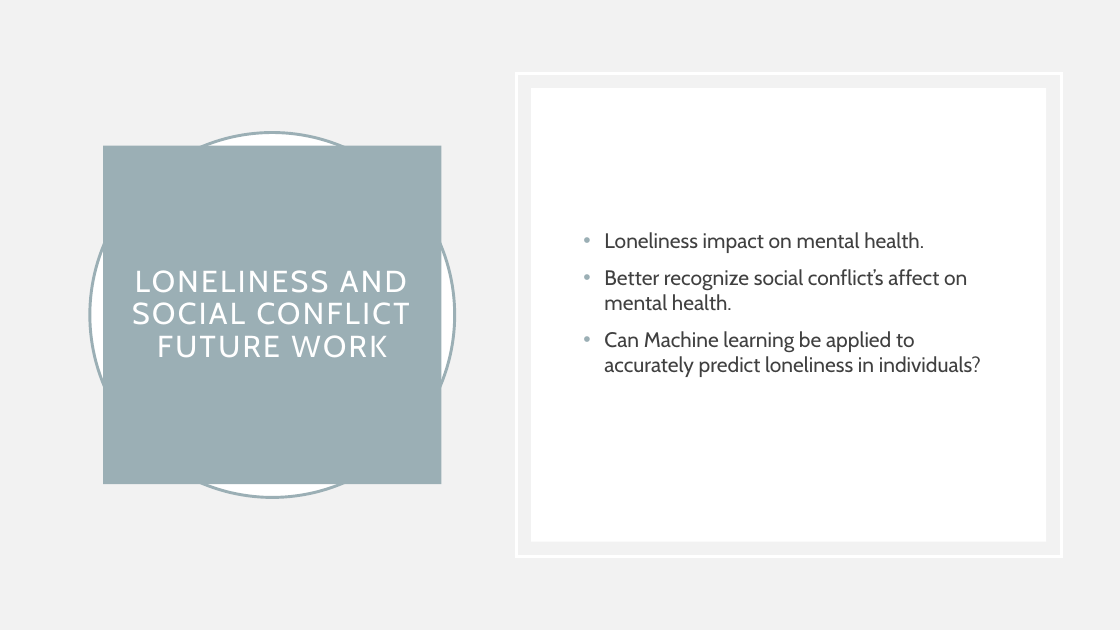
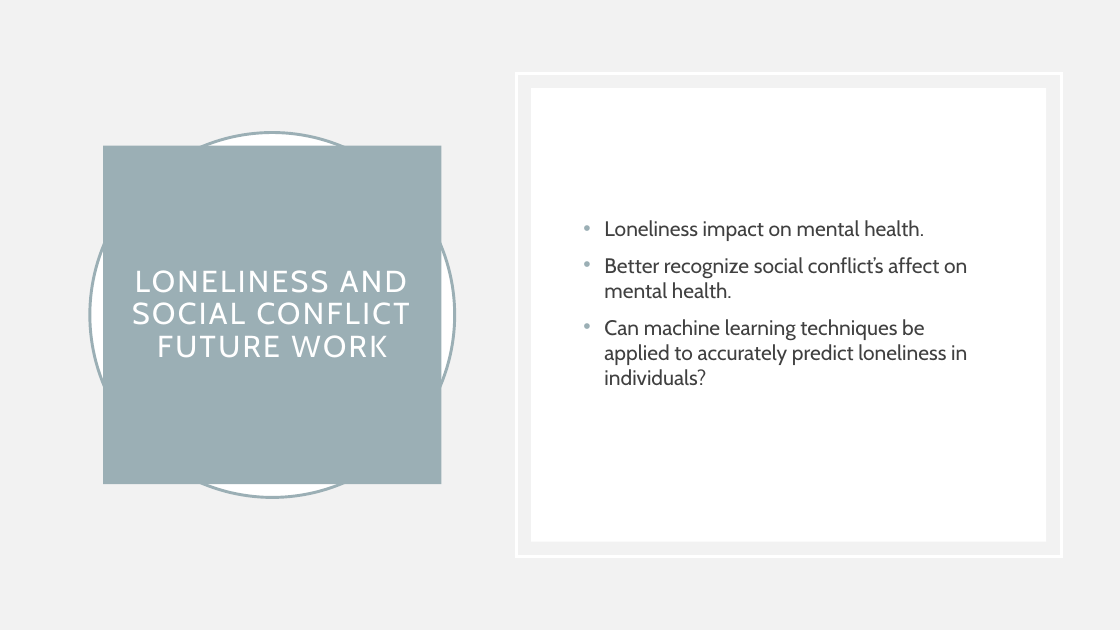
Before and after one commit to kurtisbu/Mesa-County-Data, a slide deck: slide 8 of Intrerview Presentation.pptx. Drawn at 1120x630 pixels with LibreOffice and Linux fonts; fonts in the diff are those of the drawing. Boxes give left, top, right and bottom in pixels: in the first picture for what was removed or moved away, otherwise in the second. Text is boxed around its words. In the diff, an @@ line names an element or a change of style, - is before the commit and + after.

```diff
--- a/Intrerview Presentation.pptx
+++ b/Intrerview Presentation.pptx
@@ text at box(604, 319, 967, 385): text changed @@
-• Can Machine learning be applied to accurately predict loneliness in individuals?
+• Can machine learning techniques be applied to accurately predict loneliness in individuals?
```
Also in this commit, not shown: 9 other slides changed, 2 other files.
